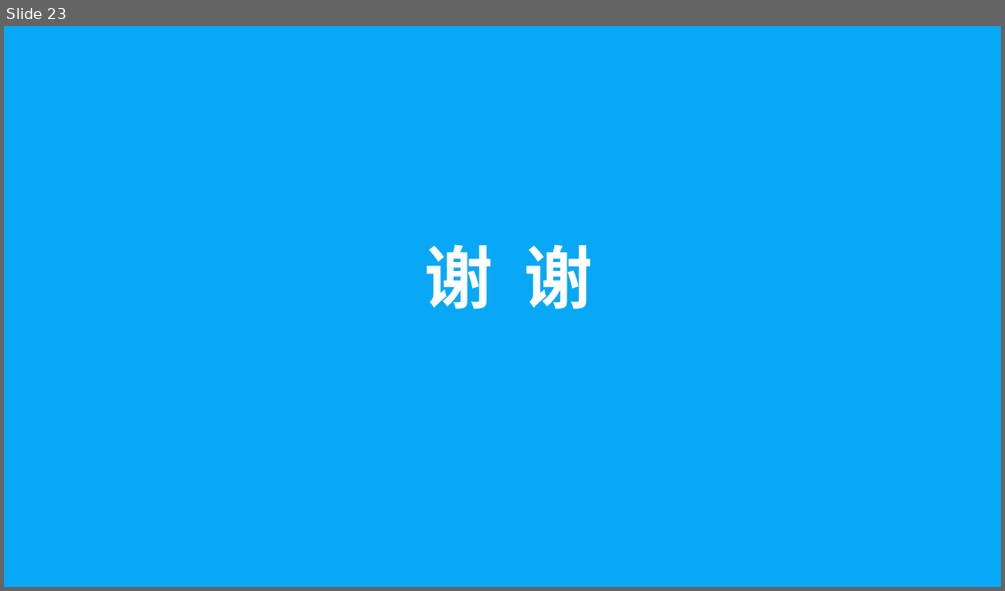
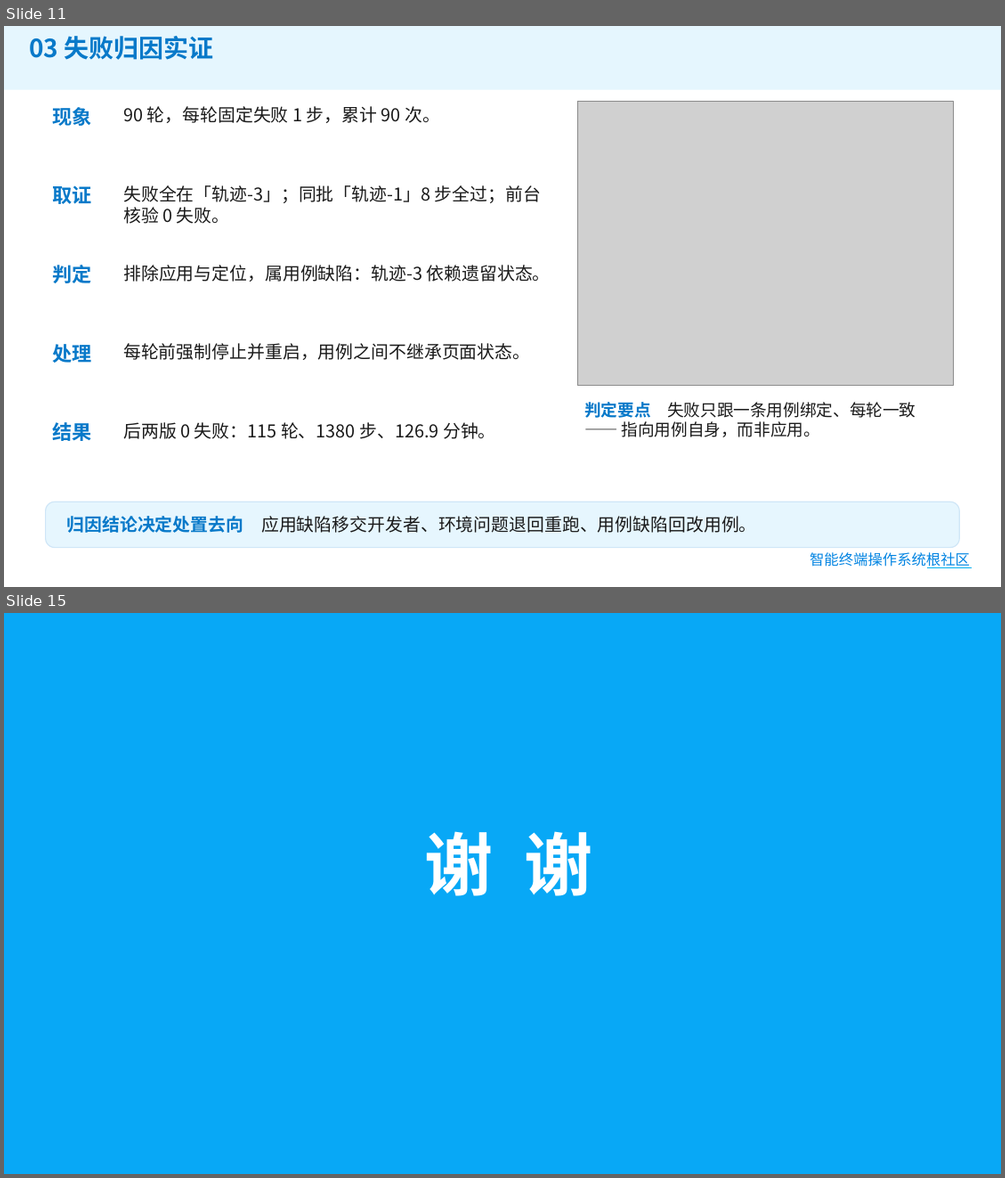
Before and after one commit to gema-secure/ohauto, a slide deck: 提交材料/03-答辩PPT.pptx. Shown one above the other, each under a label of ours: slide 23 before the commit, slides 11 and 15 after it; the slides between them are not shown. The pictures are 1005x591 and 1005x1178 pixels, drawn with LibreOffice and Linux fonts; fonts in the diff are those of the drawing; grey boxes stand for pictures; background and template pictures are left out. Boxes give left, top, right and bottom in pixels: in the first picture for what was removed or moved away, otherwise in the second. Text is boxed around its words. In the diff, an @@ line names an element or a change of style, - is before the commit and + after.

```diff
--- a/提交材料/03-答辩PPT.pptx
+++ b/提交材料/03-答辩PPT.pptx
@@ slide 11 added at <box>4,26,1001,587</box>, background #FFFFFF @@
@@ rectangle added at <box>4,26,1001,89</box>, fill #08A8F6 at 10% opacity @@
@@ text added at <box>29,36,213,60</box>, 24 pt, text #0879C9, bold @@
+03 失败归因实证
@@ picture added at <box>577,101,954,386</box> @@
@@ text added at <box>53,107,92,126</box>, 19 pt, text #0879C9, bold @@
+现象
@@ text added at <box>123,106,440,123</box>, 17 pt, text #1A1A1A @@
+90 轮，每轮固定失败 1 步，累计 90 次。
@@ text added at <box>53,185,92,204</box>, 19 pt, text #0879C9, bold @@
+取证
@@ text added at <box>123,185,541,224</box>, 17 pt, text #1A1A1A @@
+失败全在「轨迹-3」；同批「轨迹-1」8 步全过；前台核验 0 失败。
@@ text added at <box>53,265,92,283</box>, 19 pt, text #0879C9, bold @@
+判定
@@ text added at <box>123,265,550,281</box>, 17 pt, text #1A1A1A @@
+排除应用与定位，属用例缺陷：轨迹-3 依赖遗留状态。
@@ text added at <box>53,344,92,362</box>, 19 pt, text #0879C9, bold @@
+处理
@@ text added at <box>123,343,530,360</box>, 17 pt, text #1A1A1A @@
+每轮前强制停止并重启，用例之间不继承页面状态。
@@ text added at <box>53,422,92,441</box>, 19 pt, text #0879C9, bold @@
+结果
@@ text added at <box>123,422,496,439</box>, 17 pt, text #1A1A1A @@
+后两版 0 失败：115 轮、1380 步、126.9 分钟。
@@ text added at <box>584,402,915,437</box>, 16 pt, text #1A1A1A @@
+判定要点 失败只跟一条用例绑定、每轮一致 —— 指向用例自身，而非应用。
@@ rounded rectangle added at <box>46,501,960,548</box>, fill #E6F6FE, outline #CFE6F7 1 pt, 17 pt, text #1A1A1A @@
+归因结论决定处置去向 应用缺陷移交开发者、环境问题退回重跑、用例缺陷回改用例。
@@ text added at <box>809,552,970,568</box>, 14 pt, text gradient #0284E2 to #00B050 @@
+智能终端操作系统根社区
@@ line added from (928, 567) to (971, 567), #00B0F0 1.5 pt @@
@@ what was slide 23 is now slide 15 @@
```
Also in this commit, not shown: 2 slides changed, 11 other slides added, 20 slides removed, 1 other file.
